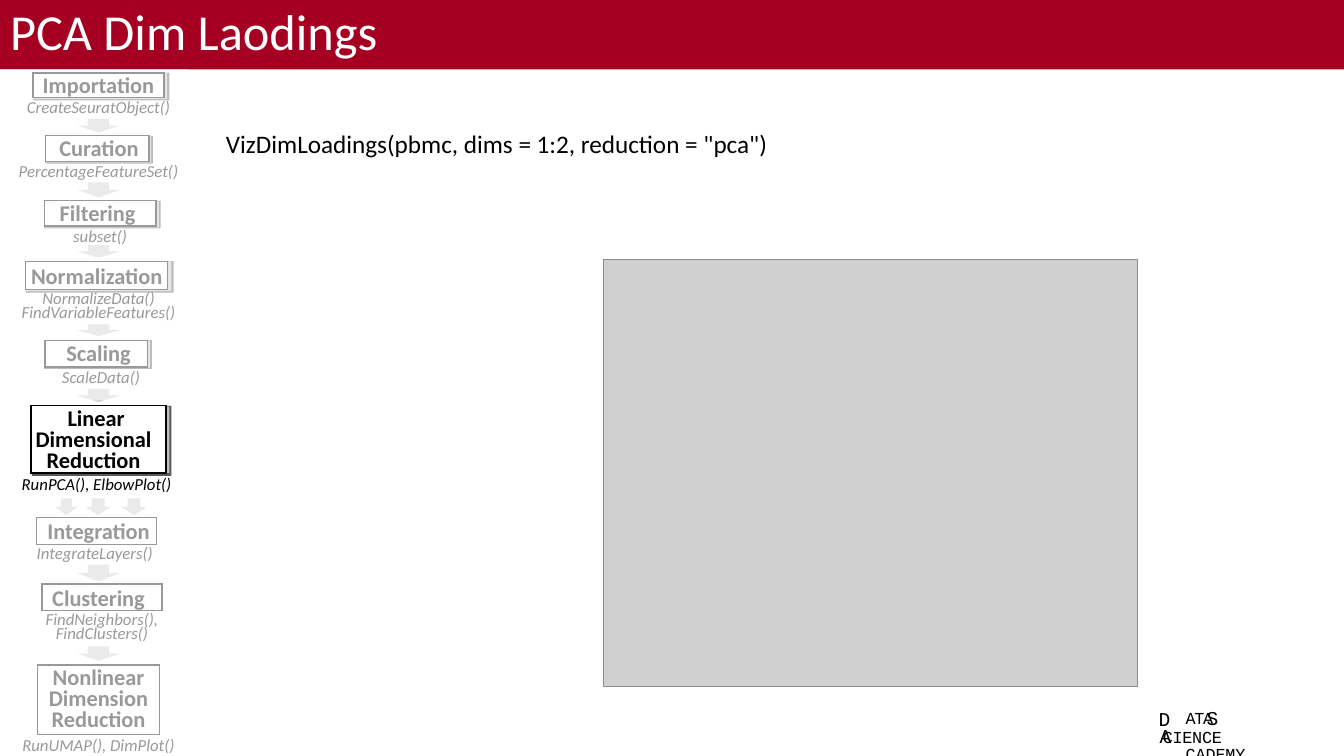
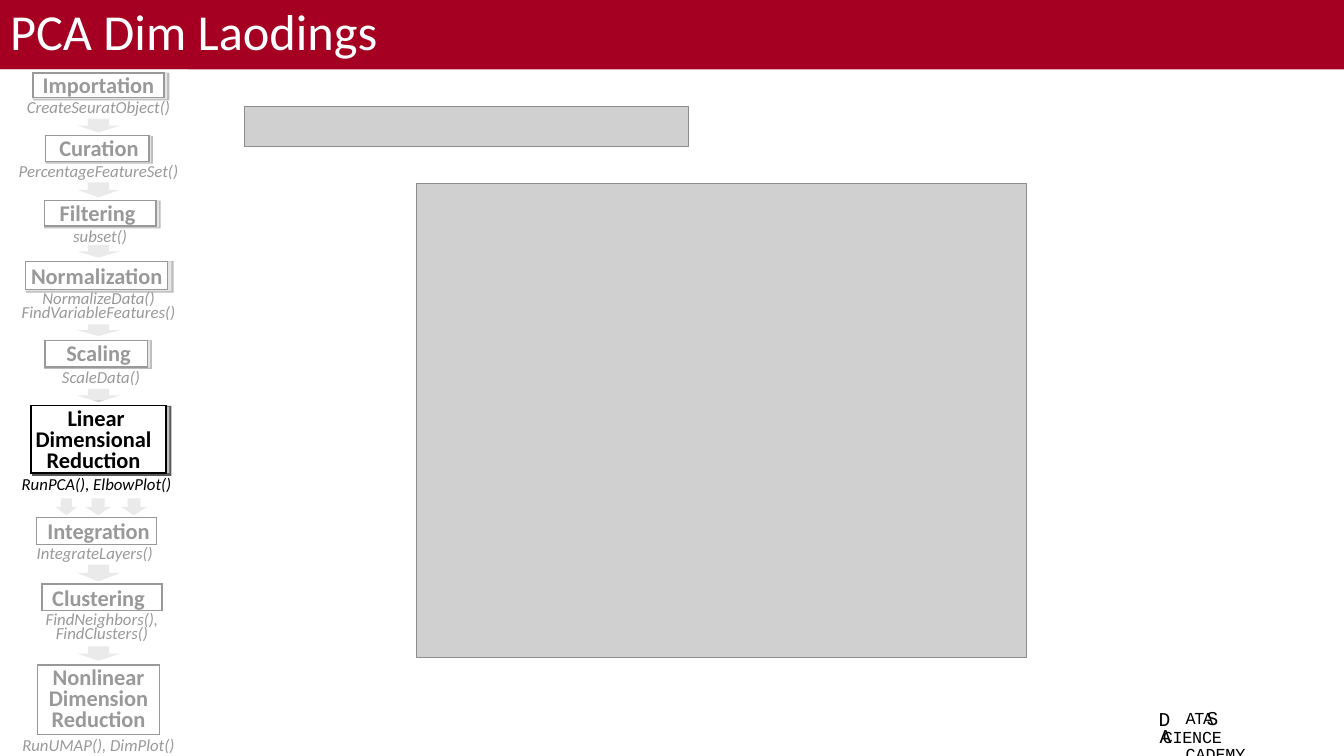
Before and after one commit to bacorli2/scrna_workshop, a slide deck: slide 13 of M5_Seurat_DGE_and_Exploratory/M5_Seurat_DGE_Exploratory.pptx. Drawn at 1344x756 pixels with LibreOffice and Linux fonts; fonts in the diff are those of the drawing; grey boxes stand for pictures; background and template pictures are left out. Boxes give left, top, right and bottom in pixels: in the first picture for what was removed or moved away, otherwise in the second. Text is boxed around its words. In the diff, an @@ line names an element or a change of style, - is before the commit and + after.

```diff
--- a/M5_Seurat_DGE_and_Exploratory/M5_Seurat_DGE_Exploratory.pptx
+++ b/M5_Seurat_DGE_and_Exploratory/M5_Seurat_DGE_Exploratory.pptx
@@ picture added at (244,107,689,147) @@
@@ text removed at (226,134,767,158) @@
-VizDimLoadings(pbmc, dims = 1:2, reduction = "pca")
@@ picture added at (417,184,1027,658) @@
@@ picture removed at (604,259,1138,687) @@
```
Also in this commit, not shown: 7 other slides changed, 1 other file.
